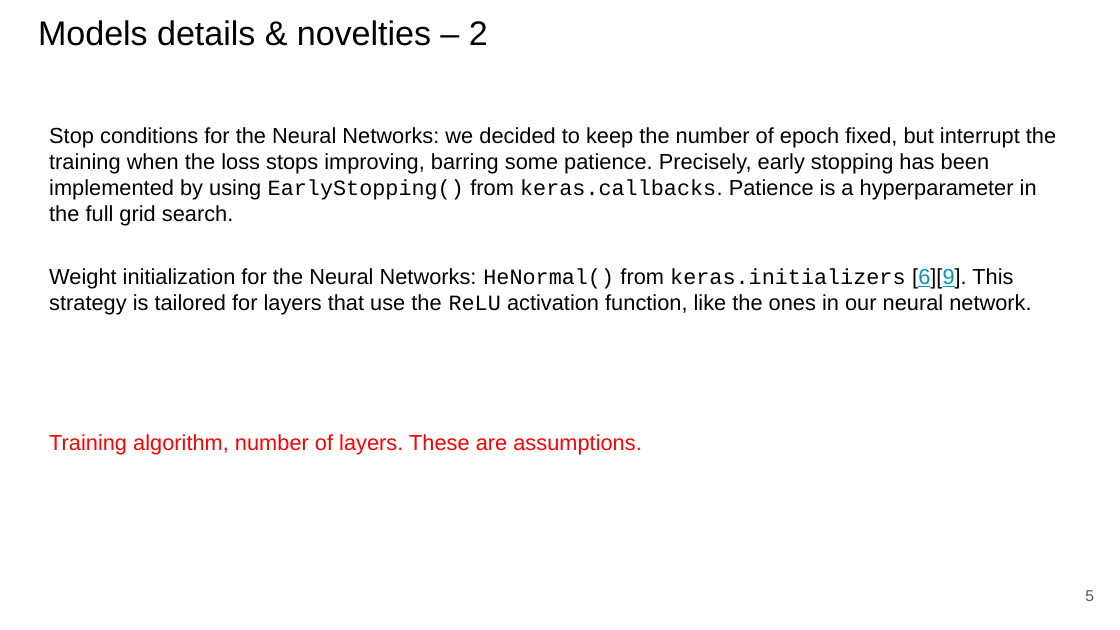
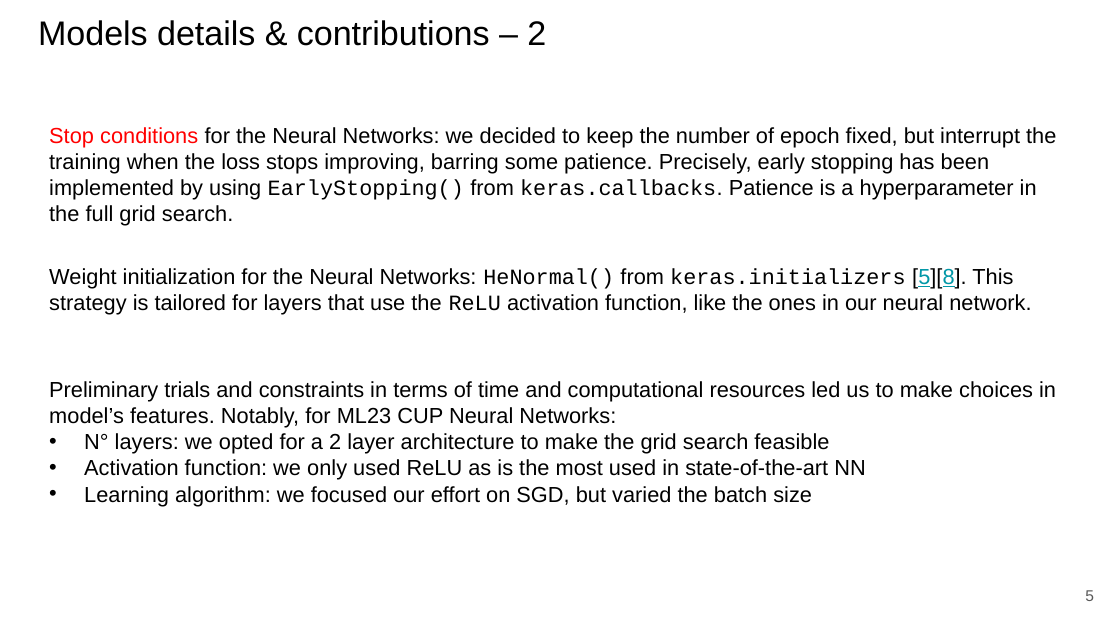
Before and after one commit to paolo-junior-mollica/machine-learning-project, a slide deck: slide 5 of relazione/ML-2023-PRJ-Slides-Demo.pptx. Drawn at 1120x630 pixels with LibreOffice and Linux fonts; fonts in the diff are those of the drawing. Boxes give left, top, right and bottom in pixels: in the first picture for what was removed or moved away, otherwise in the second. Text is boxed around its words. In the diff, an @@ line names an element or a change of style, - is before the commit and + after.

Commit message:
Added contributions in the report

```diff
--- a/relazione/ML-2023-PRJ-Slides-Demo.pptx
+++ b/relazione/ML-2023-PRJ-Slides-Demo.pptx
@@ title at (38, 20, 546, 46): text changed @@
-Models details & novelties – 2
+Models details & contributions – 2
@@ text "Stop conditions for the Neural ..." at (49, 127, 1056, 226): text colour #000000 to #FF0000 in "Stop conditions" @@
@@ text at (49, 268, 1031, 314): text changed @@
-Weight initialization for the Neural Networks: HeNormal() from keras.initializers [6][9]. This strategy is tailored for layers that use the ReLU activation function, like the ones in our neural network.
+Weight initialization for the Neural Networks: HeNormal() from keras.initializers [5][8]. This strategy is tailored for layers that use the ReLU activation function, like the ones in our neural network.
@@ text added at (49, 381, 1056, 506), 14 pt, text #000000 @@
+Preliminary trials and constraints in terms of time and computational resources led us to make choices in model’s features. Notably, for ML23 CUP Neural Networks:
+• N° layers: we opted for a 2 layer architecture to make the grid search feasible
+• Activation function: we only used ReLU as is the most used in state-of-the-art NN
+• Learning algorithm: we focused our effort on SGD, but varied the batch size
@@ text removed at (49, 434, 641, 455) @@
-Training algorithm, number of layers. These are assumptions.
```
Also in this commit, not shown: 15 other slides changed, 1 slide added.
